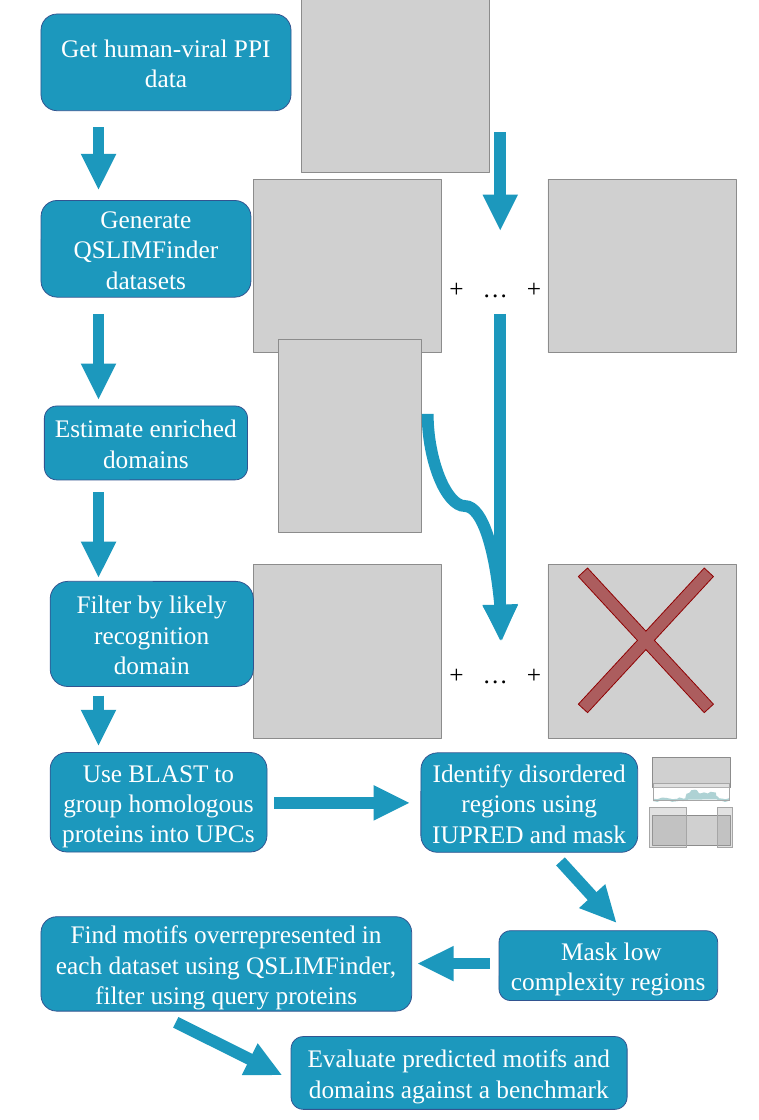
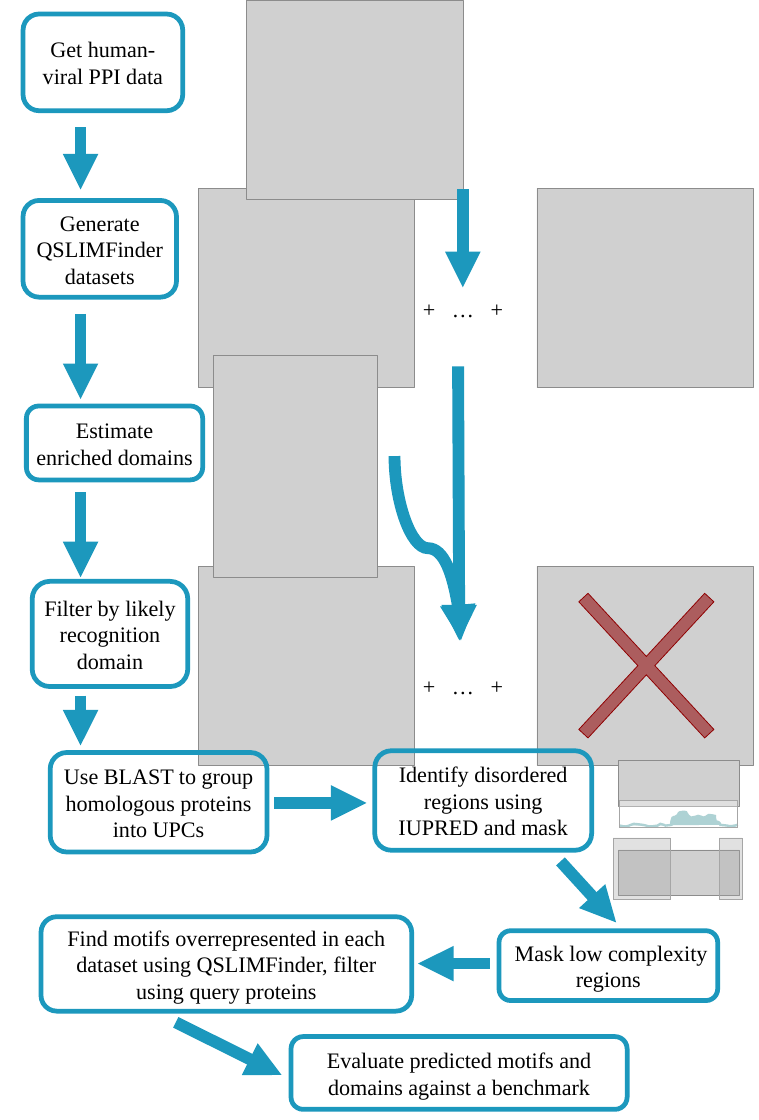
Before and after one commit to vitkl/viral_project, a slide deck: slide 1 of presentations_posters/schemas.pptx. Drawn at 759x1120 pixels with LibreOffice and Linux fonts; fonts in the diff are those of the drawing; grey boxes stand for pictures. Boxes give left, top, right and bottom in pixels: in the first picture for what was removed or moved away, otherwise in the second. Text is boxed around its words. In the diff, an @@ line names an element or a change of style, - is before the commit and + after.

```diff
--- a/presentations_posters/schemas.pptx
+++ b/presentations_posters/schemas.pptx
@@ size 32 to 28 pt, text colour #FFFFFF to #000000; fill #1C98BD to none; outline #325491 1 pt to #1C98BD 6 pt in 9 elements at (x1=50, y1=753, x2=267, y2=852), (x1=41, y1=917, x2=411, y2=1011), (x1=291, y1=1037, x2=626, y2=1109), (x1=499, y1=931, x2=717, y2=1001), (x1=26, y1=406, x2=203, y2=480), (x1=374, y1=751, x2=591, y2=851), (x1=32, y1=581, x2=188, y2=687), (x1=23, y1=200, x2=176, y2=297), (x1=23, y1=14, x2=183, y2=111) @@
@@ rounded rectangle "Get human-viral PPI data" resized from (x1=41, y1=14, x2=291, y2=111) to (x1=23, y1=14, x2=183, y2=111) @@
@@ picture resized from (x1=302, y1=0, x2=489, y2=172) to (x1=246, y1=0, x2=463, y2=200) @@
@@ rounded rectangle "Generate QSLIMFinder datasets" resized from (x1=41, y1=200, x2=251, y2=297) to (x1=23, y1=200, x2=176, y2=297) @@
@@ picture resized from (x1=253, y1=179, x2=441, y2=353) to (x1=199, y1=188, x2=415, y2=387) @@
@@ arrow moved from (500, 132) - (500, 230) to (463, 189) - (463, 287) @@
@@ picture resized from (x1=548, y1=179, x2=736, y2=353) to (x1=537, y1=188, x2=753, y2=387) @@
@@ text "+ … +" at (x1=417, y1=292, x2=523, y2=330): size 32 to 28 pt @@
@@ text "+ … +" moved from (x1=444, y1=269, x2=548, y2=306) to (x1=417, y1=292, x2=523, y2=330) @@
@@ picture resized from (x1=278, y1=339, x2=420, y2=533) to (x1=213, y1=355, x2=377, y2=578) @@
@@ arrow moved from (500, 314) - (500, 641) to (458, 366) - (459, 641) @@
@@ rounded rectangle "Estimate enriched domains" resized from (x1=44, y1=406, x2=247, y2=480) to (x1=26, y1=406, x2=203, y2=480) @@
@@ curved arrow moved from (427, 414) - (502, 640) to (394, 456) - (461, 640) @@
@@ 4 arrows moved together from (x1=98, y1=127, x2=98, y2=745) to (x1=81, y1=127, x2=81, y2=745) @@
@@ cross moved from (x1=525, y1=509, x2=759, y2=771) to (x1=525, y1=535, x2=759, y2=797) @@
@@ picture resized from (x1=253, y1=565, x2=441, y2=739) to (x1=199, y1=566, x2=415, y2=765) @@
@@ picture resized from (x1=548, y1=565, x2=736, y2=739) to (x1=537, y1=566, x2=753, y2=765) @@
@@ rounded rectangle "Filter by likely recognition domain" resized from (x1=50, y1=581, x2=253, y2=687) to (x1=32, y1=581, x2=188, y2=687) @@
@@ text "+ … +" moved from (x1=444, y1=655, x2=548, y2=691) to (x1=417, y1=670, x2=523, y2=707) @@
@@ text "+ … +" at (x1=417, y1=670, x2=523, y2=707): size 32 to 28 pt @@
@@ rounded rectangle "Identify disordered regions using IUPRED ..." moved from (x1=420, y1=753, x2=637, y2=852) to (x1=374, y1=751, x2=591, y2=851) @@
@@ picture resized from (x1=652, y1=758, x2=731, y2=787) to (x1=618, y1=761, x2=739, y2=807) @@
@@ arrow moved from (274, 803) - (409, 803) to (274, 803) - (366, 803) @@
@@ rectangle resized from (x1=653, y1=783, x2=729, y2=801) to (x1=620, y1=800, x2=737, y2=827) @@
@@ rectangle resized from (x1=649, y1=808, x2=686, y2=848) to (x1=613, y1=838, x2=670, y2=900) @@
@@ freeform shape resized from (x1=653, y1=791, x2=729, y2=801) to (x1=620, y1=812, x2=737, y2=827) @@
@@ rectangle resized from (x1=717, y1=808, x2=732, y2=848) to (x1=719, y1=838, x2=742, y2=900) @@
@@ picture resized from (x1=652, y1=815, x2=731, y2=845) to (x1=618, y1=850, x2=739, y2=896) @@
```
Also in this commit, not shown: 1 slide added, 18 other files.
